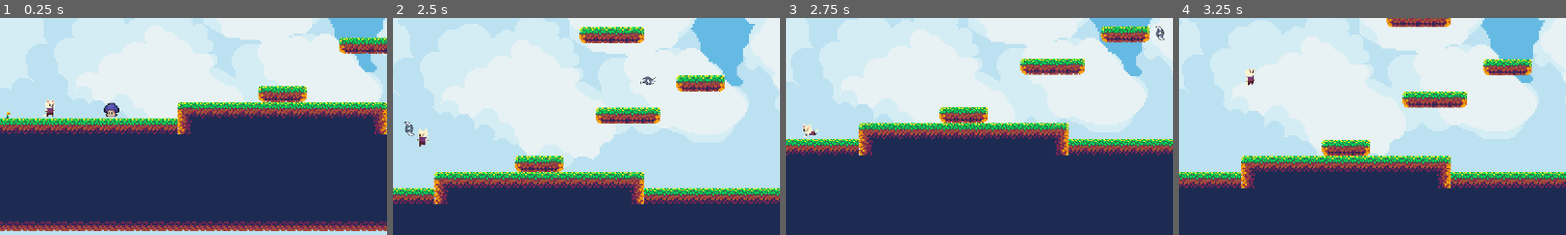
Above: before the commit, frames 1-4 (left to right).
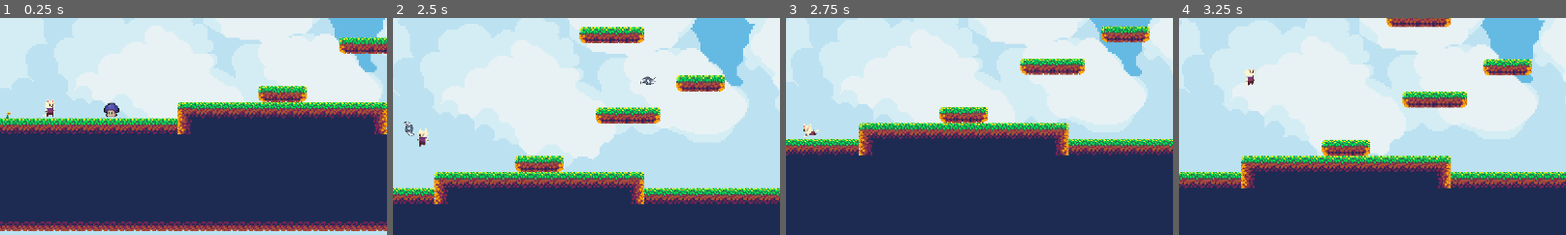
Above: after the commit, the same moments.

Repository: kenji-vitor/Platform-2D-in-Godot
Game: Godot game, scene res://Scenes/Stage1.tscn
Two runs of this game, one before a commit and one after it. Both use one fixed random seed, a clock stepped at 60 frames per second and the inputs below.
Inputs:
- Up to frame 1 (0.25 s): no input
- Up to frame 2 (2.5 s): tap Enter at 0.5 s; hold D (move_right) 0.53-2.03 s; tap Space (jump) at 0.6, 0.77, 1.07, 1.52, 1.55, 1.82, 2.3 s; tap Shift (run) at 1.35 s; hold A (move_left) from 2.03 s (still down); hold G (shoot) from 2.03 s (still down)
- Up to frame 3 (2.75 s): keep holding A (move_left); keep holding G (shoot)
- Up to frame 4 (3.25 s): release A (move_left) at 2.78 s; release G (shoot) at 2.78 s; hold D (move_right) from 2.78 s (still down); tap Space (jump) at 2.85, 3.02 s
The pictures show only the part of the screen within x 46-95%, y 29-79%; the shares and areas given below are measured in that part.

Frames 1-2 are identical in both runs. In frame 3, less than 0.1% of the frame differs, in the area x 95-98%, y 3-11%; in frame 4, nothing differs.

Commit message:
Enemy collides player

Diff:
--- a/Scenes/Stage1.tscn
+++ b/Scenes/Stage1.tscn
@@ -1403,6 +1403,7 @@
 
 [node name="CharacterBody2D" parent="." unique_id=406442816 instance=ExtResource("3_kbj7r")]
 position = Vector2(1, 371)
+max_jumps = null
 
 [node name="TileMapLayer" type="TileMapLayer" parent="." unique_id=116300912]
 light_mask = 3
--- a/Scenes/player.tscn
+++ b/Scenes/player.tscn
@@ -215,9 +215,8 @@
 "speed": 20.0
 }]
 
-[sub_resource type="CapsuleShape2D" id="CapsuleShape2D_fkybt"]
-radius = 6.0
-height = 18.0
+[sub_resource type="RectangleShape2D" id="RectangleShape2D_fkybt"]
+size = Vector2(12, 20)
 
 [node name="Player" type="CharacterBody2D" unique_id=406442816 groups=["player"]]
 collision_layer = 257
@@ -244,10 +243,11 @@
 
 [node name="Area2D" type="Area2D" parent="." unique_id=1575999253]
 position = Vector2(0, -2)
+collision_mask = 2
 
 [node name="CollisionShape2D" type="CollisionShape2D" parent="Area2D" unique_id=93089322]
 position = Vector2(0, 1)
-shape = SubResource("CapsuleShape2D_fkybt")
+shape = SubResource("RectangleShape2D_fkybt")
 debug_color = Color(0.9321811, 0.07483768, 0.6161672, 0.41960785)
 
-[connection signal="body_entered" from="Area2D" to="." method="_on_area_2d_body_entered"]
+[connection signal="area_entered" from="Area2D" to="." method="_on_area_2d_area_entered"]
--- a/Scenes/purple_mushroom.tscn
+++ b/Scenes/purple_mushroom.tscn
@@ -171,6 +171,8 @@
 
 [node name="Area2D" type="Area2D" parent="." unique_id=68470310]
 position = Vector2(0, 4)
+collision_layer = 2
+collision_mask = 772
 
 [node name="CollisionShape2D" type="CollisionShape2D" parent="Area2D" unique_id=1607340879]
 shape = SubResource("RectangleShape2D_f5edn")
--- a/Scenes/weapon_1.tscn
+++ b/Scenes/weapon_1.tscn
@@ -24,6 +24,8 @@
 
 [node name="Weapon1" type="CharacterBody2D" unique_id=809533841]
 texture_filter = 1
+collision_layer = 4
+collision_mask = 768
 script = ExtResource("1_och2e")
 speed = 350
 
--- a/Scripts/entity.gd
+++ b/Scripts/entity.gd
@@ -1,7 +1,10 @@
 extends CharacterBody2D
 
-var health = 3
+@export var health: int
 var is_damaged = false
+
+func on_death():
+	queue_free()
 
 func _turn_red(s: AnimatedSprite2D) -> void:
 	s.modulate = Color(1,0.3,0.3,1)
@@ -16,7 +19,7 @@
 	health -= 1
 	print("Health: ", health)
 	if health <= 0:
-		queue_free()
+		on_death()
 		return
 	is_damaged = true
 	_turn_red(s)
--- a/Scripts/player.gd
+++ b/Scripts/player.gd
@@ -32,12 +32,14 @@
 var gravity = ProjectSettings.get_setting("physics/2d/default_gravity")
 @onready var weapon1_scene = preload("res://Scenes/weapon_1.tscn")
 
+@onready var hitbox = $Area2D
 var spawn_position: Vector2
 
 
 var is_running = false
 
 func _ready() -> void:
+	var health = 10
 	spawn_position = global_position
 	jump_left = max_jumps
 
@@ -200,10 +202,12 @@
 	current_bullets = 0
 
 func take_damage(s: AnimatedSprite2D = player) -> void:
+	print("TAKE DAMAGE CHAMADO")
 	super.take_damage(s)
-
-func _on_area_2d_body_entered(body: Node2D) -> void:
-	print("Body entered: ", body.name)
-	print("Is enemy: ", body.is_in_group("enemy"))
-	if body.is_in_group("enemy"):
+	if health <= 0:
+		die()
+
+func _on_area_2d_area_entered(area: Area2D) -> void:
+	var enemy = area.get_parent()
+	if enemy.is_in_group("enemy"):
 		take_damage()
--- a/Scripts/purple_mushroom.gd
+++ b/Scripts/purple_mushroom.gd
@@ -107,9 +107,3 @@
 		return
 	is_damaged = true
 	_turn_red()
-
-
-func _on_area_2d_body_entered(body: Node2D) -> void:
-	if body.is_in_group("bullet"):
-		body.queue_free()
-		take_damage()
--- a/Scripts/weapon_1.gd
+++ b/Scripts/weapon_1.gd
@@ -15,6 +15,8 @@
 func _physics_process(delta: float) -> void:
 
 	velocity.x = speed * direction
+	if is_on_wall():
+		queue_free()
 	move_and_slide()
 
 	#if target != null:
--- a/project.godot
+++ b/project.godot
@@ -55,6 +55,8 @@
 [layer_names]
 
 2d_physics/layer_1="player"
+2d_physics/layer_2="enemy"
+2d_physics/layer_3="bullet"
 2d_physics/layer_9="ground"
 2d_physics/layer_10="one_way_ground"
 
